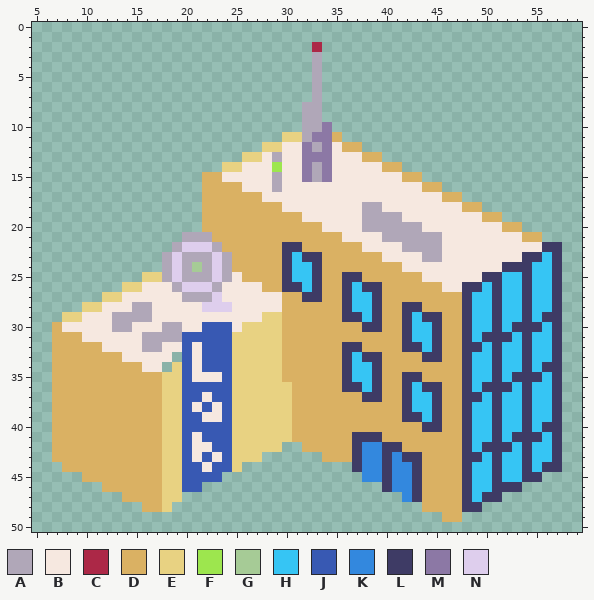
Pixel-art file, stored at Cold-Conquest-Root/out/production/Cold-Conquest-Root/lab.ase. Above, as it was before the edit.
64x64 pixels, 1 frame. Shown: x 5..59, y 0..50.
Palette (. is transparent): A #b0a7b8  B #f6e8e0  C #ac2847  D #dab163  E #e8d282  F #9de64e  G #a6cb96  H #36c5f4  J #3859b3  K #3388de  L #3e3b65  M #8c78a5  N #deceed
Pixels before (only the part around the change), first column x 5:
 0 .......................................................
 1 .......................................................
 2 ............................C..........................
 3 ............................A..........................
 4 ............................A..........................
 5 ............................A..........................
 6 ............................A..........................
 7 ............................A..........................
 8 ...........................AA..........................
 9 ...........................AA..........................
10 ...........................AAM.........................
11 .........................EEAMMD........................
12 .......................EEBBMAMBDD......................
13 .....................EEBABBMMMBBBDD....................
14 ...................EEBBBFBBMAMBBBBBDD..................
15 .................DDBBBBBABBMAMBBBBBBBDD................
16 .................DDDDBBBABBBBBBBBBBBBBBDD..............
17 .................DDDDDDBBBBBBBBBBBBBBBBBBDD............
18 .................DDDDDDDDBBBBBBBBAABBBBBBBBDD..........
19 .................DDDDDDDDDDBBBBBBAAAABBBBBBBBDD........
20 .................DDDDDDDDDDDDBBBBAAAAAABBBBBBBBDD......
21 ...............AAADDDDDDDDDDDDDBBBBAAAAAABBBBBBBBDD....
22 ..............ANNNADDDDDDLLDDDDDDBBBBAAAABBBBBBBBBBLL..
23 .............ANAAANADDDDDLHLLDDDDDDBBBBAABBBBBBBBLLHL..
24 .............ANAGANADDDDDLHHLDDDDDDDDBBBBBBBBBBLLLHHL..
25 ...........EEANAAANABDDDDLHHLDDLLDDDDDDBBBBBBLLHHLHHL..
26 .........EEBBBANNNABBBBDDLLHLDDLHLLDDDDDDBBLLHLHHLHHL..
27 .......EEBBBBBBAAANBBBBBBDDLLDDLHHLDDDDDDDDLHHLHHLHHL..
28 .....EEBBBAABBBBBNNNBBBBBDDDDDDLHHLDDLLDDDDLHHLHHLHHL..
29 ...EEBBBAAAABBBBBBBBBBBEEDDDDDDLLHLDDLHLLDDLHHLHHLHLL..
30 ..DBBBBBAABBBAABBJJJBEEEEDDDDDDDDLLDDLHHLDDLHHLHLLLHL..
31 ..DDDBBBBBBAAAAJJJJJEEEEEDDDDDDDDDDDDLHHLDDLHLLLHLHHL..
32 ..DDDDDBBBBAABBJBJJJEEEEEDDDDDDLLDDDDLLHLDDLLHLHHLHHL..
33 ..DDDDDDDBBBBB.JBJJJEEEEEDDDDDDLHLLDDDDLLDDLHHLHHLHHL..
34 ..DDDDDDDDDBB.EJBJJJEEEEEDDDDDDLHHLDDDDDDDDLHHLHHLHLL..
35 ..DDDDDDDDDDDEEJBBBJEEEEEDDDDDDLHHLDDLLDDDDLHHLHLLLHL..
36 ..DDDDDDDDDDDEEJJJJJEEEEEEDDDDDLLHLDDLHLLDDLHLLLHLHHL..
37 ..DDDDDDDDDDDEEJJBJJEEEEEEDDDDDDDLLDDLHHLDDLLHLHHLHHL..
38 ..DDDDDDDDDDDEEJBJBJEEEEEEDDDDDDDDDDDLHHLDDLHHLHHLHHL..
39 ..DDDDDDDDDDDEEJJBBJEEEEEEDDDDDDDDDDDLLHLDDLHHLHHLHHL..
40 ..DDDDDDDDDDDEEJJJJJEEEEEEDDDDDDDDDDDDDLLDDLHHLHHLHLL..
41 ..DDDDDDDDDDDEEJBJJJEEEEEEDDDDDDLLLDDDDDDDDLHHLHLLLHL..
42 ..DDDDDDDDDDDEEJBBJJEEEEE..DDDDDLKKLLDDDDDDLHLLLHLHHL..
43 ..DDDDDDDDDDDEEJBJBJEEE......DDDLKKLKLLDDDDLLHLHHLHHL..
44 ...DDDDDDDDDDEEJJBJJE...........LKKLKKLDDDDLHHLHHLHLL..
45 .....DDDDDDDDEEJJJJ..............KKLKKLDDDDLHHLHHLL....
46 .......DDDDDDEEJJ..................LKKLDDDDLHHLLL......
47 .........DDDDEE......................KLDDDDLHLL........
48 ...........DDE.........................DDDDLL..........
49 .........................................DD............
50 .......................................................
The same view after the edit:
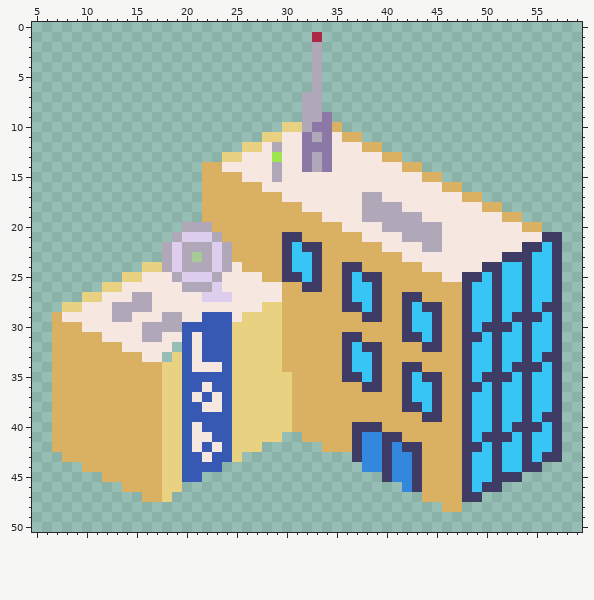
Edits made:
Changed rows in their new state; - is an unchanged pixel.
Layer "Lab":
first column x 33:
 1 C
 2 A
first column x 7:
 7 -------------------------A-------------------------
 9 ---------------------------M-----------------------
10 -----------------------EE-M-D----------------------
11 ---------------------EEBBMA-BDD--------------------
12 -------------------EEBA---M--BBDD------------------
13 -----------------EEBB-F---A----BBDD----------------
14 ---------------DDBB---A----------BBDD--------------
15 -----------------DD------BBB-------BBDD------------
16 -------------------DD-B--------------BBDD----------
17 ---------------------DD--------AA------BBDD--------
18 -----------------------DD--------AA------BBDD------
19 -------------------------DD--------AA------BBDD----
20 -------------AAA-----------DD--BB----AA------BBDD--
21 ------------ANNNA------LL----DD--BB------------BBLL
22 -----------ANAAANA------HLL----DD--BB----------LLH-
23 --------------G----------H-------DD--BB------LL-H--
24 ---------EE---A---B----------LL----DD------LLHH----
25 -------EEBBBANNNAB-BB---L-----HLL----DD--LLH-------
26 -----EEBB---BAAAN----BBDDL-----H-------DD-H--------
27 ---EEBB-AA---BBN-N-------DD--------LL--------------
28 -EEBB-AA-------BBB---EE-------L-----HLL----------L-
29 DBB-----BB-AA--JJJ-EE--------DDL-----H--------L-LH-
30 -DD---BB-AA--JJ---E------------DD----------L-LH-H--
31 ---DD------BB-B--------------LL-----L-----LH-H-----
32 -----DD--BB-.-----------------HLL--DDL----H--------
33 -------DD--.E------------------H-----DD----------L-
34 ---------DDE---BB------------------LL---------L-LH-
35 --------------JJJ------E------L-----HLL----L-LH-H--
36 ---------------B-------------DDL-----H----LH-H-----
37 --------------BJB--------------DD---------H--------
38 --------------JB--------------------L--------------
39 ---------------JJ------------------DDL-----------L-
40 --------------B---------------LLL----DD-------L-LH-
41 ---------------B-------..------KKLL--------L-LH-H--
42 ---------------JB----..--..-------KLL-----LH-H-----
43 .-------------JBJ--..------...-----K------H------L-
44 -..------------J-..-----------.-----------------L..
45 ---..----------..--------------..------------LL..--
46 -----..------..------------------..--------L-..----
47 -------..---.----------------------..-----L..------
48 ---------...-------------------------..--..--------
49 ---------------------------------------..----------
Boxes around the changes in both pictures, in picture pixels (x1, y1, x2, y2):
changed: (312, 32, 322, 52)
changed: (52, 92, 562, 522)
